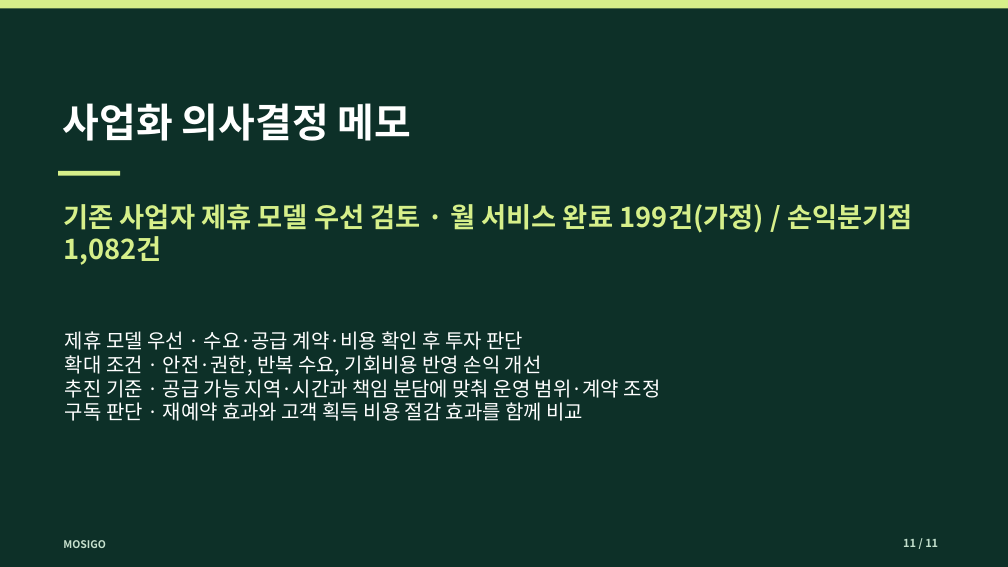
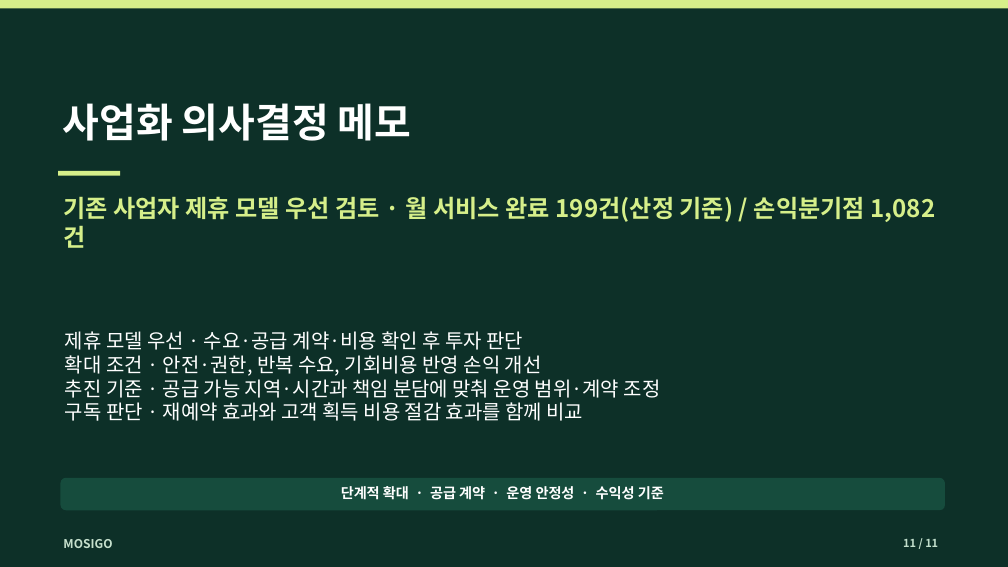
Before and after one commit to dohyunkimmm/mosigo-case-study, a slide deck: slide 11 of downloads/mosigo_report.pptx. Drawn at 1008x567 pixels with LibreOffice and Linux fonts; fonts in the diff are those of the drawing. Boxes give left, top, right and bottom in pixels: in the first picture for what was removed or moved away, otherwise in the second. Text is boxed around its words. In the diff, an @@ line names an element or a change of style, - is before the commit and + after.

Commit message:
design: MOSIGO Case Study 본문·발표자료·문서 QA 개선
* style: improve MOSIGO readability and mobile document controls

* content: use clear scenario terminology and clarify estimates without overstating outcomes

* content: adopt neutral scenario and planning language in MOSIGO materials

* content: adopt neutral scenario and planning language in MOSIGO materials

* design: modernize MOSIGO 11-slide editable presentation and scenario labels

* ci: preserve reviewed MOSIGO editable slide visuals during preview regeneration

* content: harmonize MOSIGO IR wording while retaining recorded figures and layouts

* fix: normalize MOSIGO visual slide text fonts for PDF and QA

* test: align MOSIGO smoke with scenario labels

* test: support refreshed MOSIGO source and generated PDF slide wording

* copy: refine scenario terminology for natural Korean reading

* copy: refine scenario terminology for natural Korean reading

* fix: remove duplicated Korean label in MOSIGO business scenario controls

```diff
--- a/downloads/mosigo_report.pptx
+++ b/downloads/mosigo_report.pptx
@@ text at bbox=[63, 196, 936, 222]: text changed; size 26 to 23 pt @@
-기존 사업자 제휴 모델 우선 검토 · 월 서비스 완료 199건(가정) / 손익분기점 1,082건
+기존 사업자 제휴 모델 우선 검토 · 월 서비스 완료 199건(산정 기준) / 손익분기점 1,082건
@@ rounded rectangle added at bbox=[60, 478, 945, 510], fill #164C3D @@
@@ text added at bbox=[341, 486, 664, 500], 13.5 pt, text #FFFFFF, bold @@
+단계적 확대 · 공급 계약 · 운영 안정성 · 수익성 기준
@@ text "MOSIGO" at bbox=[63, 539, 112, 548]: size 10 to 11.5 pt @@
```
Also in this commit, not shown: 10 other slides changed, 8 other files.
